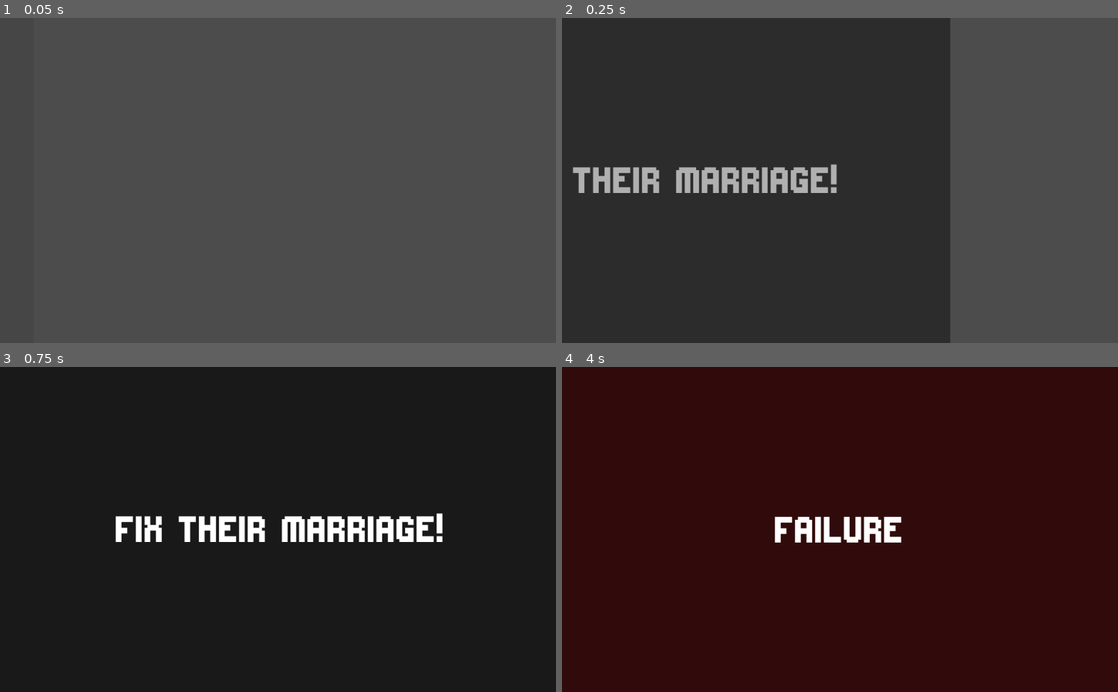
Above: before the commit, frames 1-4 (two rows, left to right).
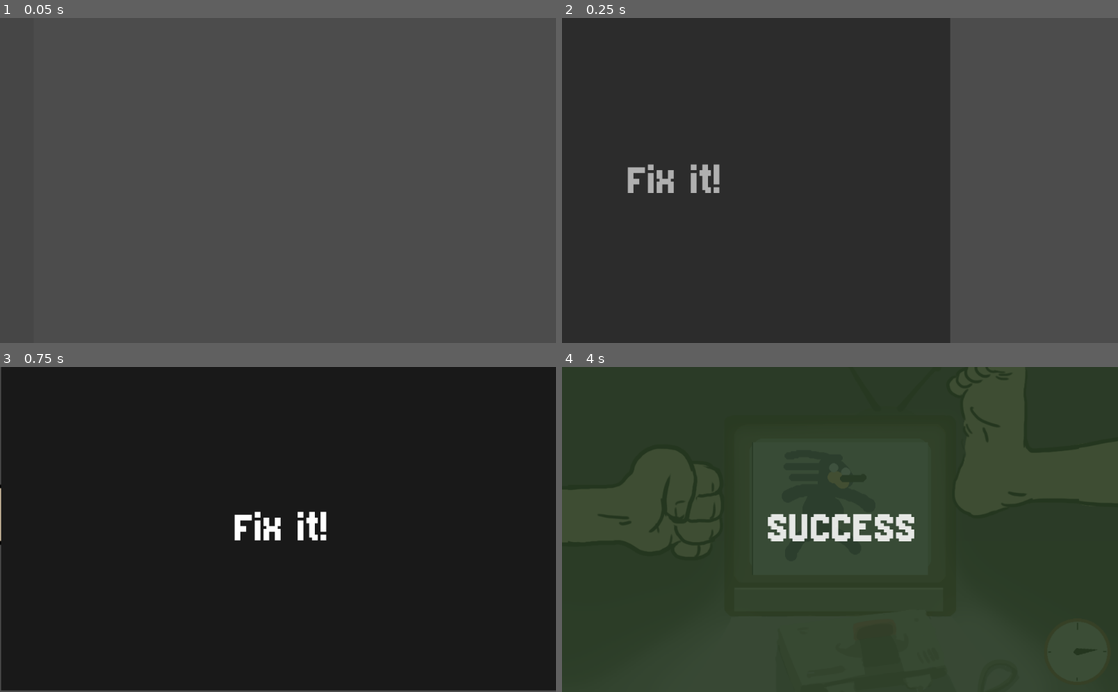
Above: after the commit, the same moments.

Repository: ericdsw/global_game_jam_2020
Game: Godot game, scene res://MinigameTester.tscn
The game is run twice, just before and just after one commit, with the same random seed, the same clock (stepped at 60 frames per second) and the same inputs. This scene is started directly instead of the project's main scene.
Inputs (mouse positions are in pixels of both pictures, inside the frame that each line leads up to):
- Up to frame 1 (0.05 s): no input
- Up to frame 2 (0.25 s): no input
- Up to frame 3 (0.75 s): tap Enter (ui_accept) at 0.5 s; move the mouse to (400, 513) at 0.52 s; press the mouse at (400, 513) at 0.53 s
- Up to frame 4 (4 s): tap Enter (ui_accept) at 0.77, 1.25 s; release the mouse at (962, 513) at 1.25 s; drag from (728, 545) to (812, 594) at 1.27 s; click (662, 412) at 2 s, where only the run before the commit has a clickable "ALEXA, PLAY DESPACITO"; click (667, 409) at 2.75 s, where only the run before the commit has a clickable "ALEXA, PLAY DESPACITO"; click (667, 409) at 3.5 s, where only the run before the commit has a clickable "ALEXA, PLAY DESPACITO"

Frame 1 is identical in both runs. In frame 2, 2.6% of the frame differs, in the area x 1-50%, y 45-54%; in frame 3, 3.9%; in frame 4, 100%, in the area x 0-100%, y 0-100%.

Commit message:
Add shake to FixTVMinigame

Diff:
--- a/MinigameTester.tscn
+++ b/MinigameTester.tscn
@@ -1,10 +1,11 @@
-[gd_scene load_steps=2 format=2]
+[gd_scene load_steps=3 format=2]
 
 [ext_resource path="res://MinigameTester.gd" type="Script" id=1]
+[ext_resource path="res://Camera2D.tscn" type="PackedScene" id=2]
 
 [node name="MinigameTester" type="Node2D"]
 script = ExtResource( 1 )
-minigame_to_test = "res://Screens/MiniGames/BrokenMarriage/BrokenMarriageMinigame.tscn"
+minigame_to_test = "res://Screens/MiniGames/FixTV/FixTVMinigame.tscn"
 target_difficulty = 3
 
 [node name="Timer" type="Timer" parent="."]
@@ -12,6 +13,5 @@
 [node name="OverlayNode" type="Node2D" parent="."]
 z_index = 10
 
-[node name="Camera2D" type="Camera2D" parent="."]
-current = true
+[node name="Camera2D" parent="." instance=ExtResource( 2 )]
 [connection signal="timeout" from="Timer" to="." method="_on_Timer_timeout"]
--- a/Screens/MiniGames/FixTV/FixTVMinigame.gd
+++ b/Screens/MiniGames/FixTV/FixTVMinigame.gd
@@ -51,14 +51,18 @@
 		a_tween.stop_all()
 		arm_sound_play.stop()
 		arm.global_position = a_i_pos
-		a_tween.interpolate_property(arm, "global_position", a_i_pos, a_f_pos, 0.1, Tween.TRANS_CUBIC, Tween.EASE_IN)
+		a_tween.interpolate_property(
+			arm, "global_position", a_i_pos, a_f_pos, 0.1, Tween.TRANS_CUBIC, Tween.EASE_IN
+		)
 		a_tween.start()
 		arm_sound_play.play()
 	else:
 		f_tween.stop_all()
 		foot_sound_play.stop()
 		foot.global_position = f_i_pos
-		f_tween.interpolate_property(foot, "global_position", f_i_pos, f_f_pos, 0.1, Tween.TRANS_CUBIC, Tween.EASE_IN)
+		f_tween.interpolate_property(
+			foot, "global_position", f_i_pos, f_f_pos, 0.1, Tween.TRANS_CUBIC, Tween.EASE_IN
+		)
 		f_tween.start()
 		foot_sound_play.play()
 
@@ -84,7 +88,7 @@
 	.on_failure()
 
 func _on_ArmTween_tween_completed(object : Object, key : String) -> void:
-	pass
+	request_shake(3.0, 0.1)
 
 func _on_FootTween_tween_completed(object : Object, key : String) -> void:
-	pass
+	request_shake(3.0 , 0.1)
